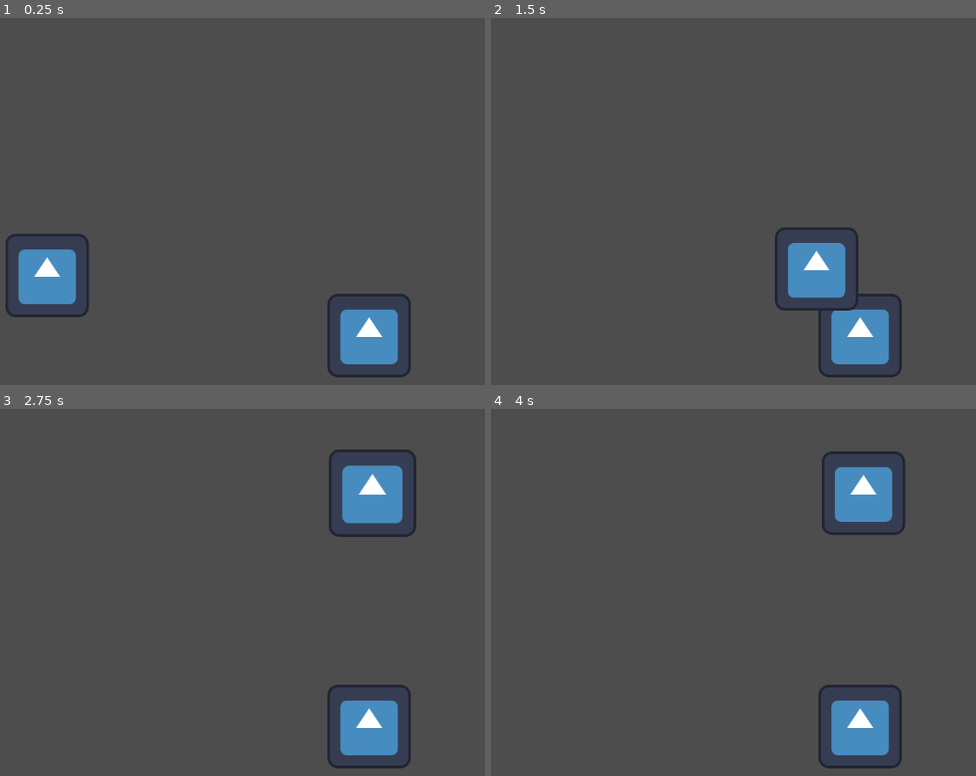
Above: before the commit, frames 1-4 (two rows, left to right).
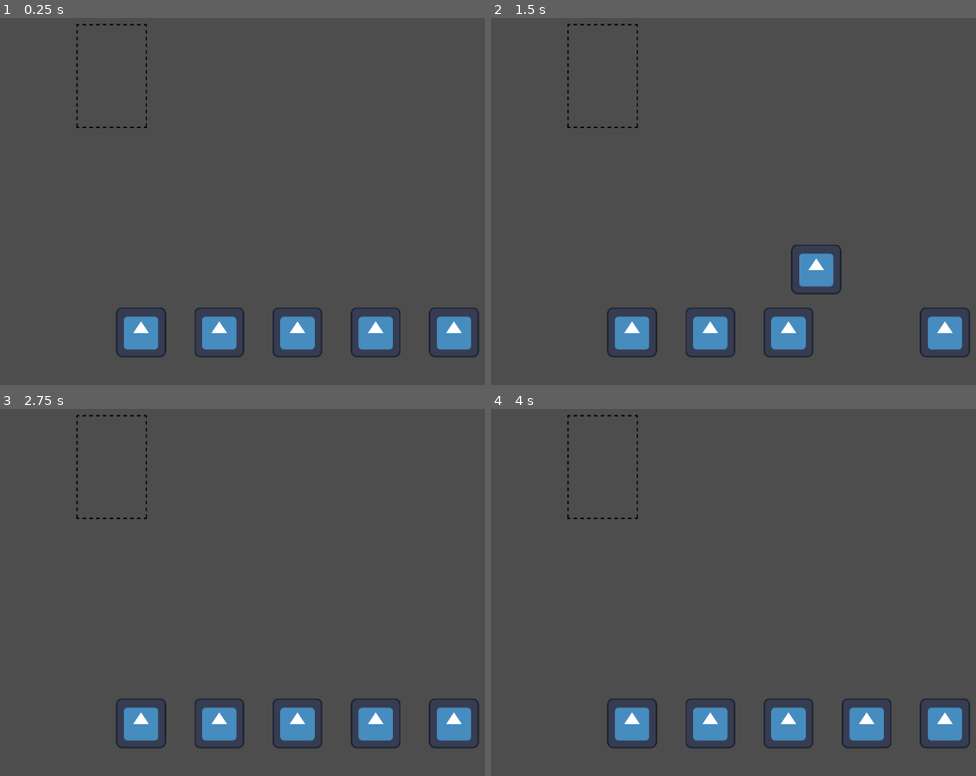
Above: after the commit, the same moments.

Repository: ABlueEgg/2276-Monopoly
Game: Godot game, scene res://scenes/main.tscn
The game is run twice, just before and just after one commit, with the same random seed, the same clock (stepped at 60 frames per second) and the same inputs. Before the commit the project starts from res://main.tscn. The engine's default icon, where the game draws it, is replaced by a stand-in: a white triangle on a blue panel in a dark square.
Inputs (mouse positions are in pixels of both pictures, inside the frame that each line leads up to):
- Up to frame 1 (0.25 s): no input
- Up to frame 2 (1.5 s): tap Enter at 0.5 s; drag from (539, 274) to (859, 333) at 0.52 s; drag from (859, 333) to (728, 139) at 1.27 s
- Up to frame 3 (2.75 s): move the mouse to (373, 493) at 2.02 s; click (373, 493) at 2.17 s
- Up to frame 4 (4 s): tap Space at 2.75 s; drag from (752, 669) to (859, 724) at 2.77 s; tap Enter at 3.5 s; move the mouse to (outside the picture) at 3.52 s; click (outside the picture) at 3.67 s

The runs differ from the first frame. In frame 1, 7.7% of the frame differs, in the area x 1-99%, y 1-98%; in frame 2, 7.5%; in frame 3, 8.0%, in the area x 15-99%, y 1-98%; in frame 4, 7.7%.
Error before the commit: Invalid access to property or key 'card_in_slot' on a base object of type 'Node2D (card_slot.gd)'. (res://card_manager.gd:41)

Commit message:
bug fixed, hand added

Diff:
--- a/monopoly/card.gd
+++ b/monopoly/card.gd
@@ -2,6 +2,9 @@
 
 signal hovered
 signal hovered_off
+
+var position_in_hand
+
 # Called when the node enters the scene tree for the first time.
 func _ready() -> void:
 	#all cards must be a child of cardmanager or this errors
--- a/monopoly/card_manager.gd
+++ b/monopoly/card_manager.gd
@@ -7,11 +7,13 @@
 var screen_size
 var card_being_dragged
 var is_hovering_on_card
+var player_hand_reference
 
 # Called when the node enters the scene tree for the first time.
 #this function makes sure the cards cant go off screen
 func _ready() -> void:
 	screen_size = get_viewport_rect().size
+	player_hand_reference = $"../PlayerHand"
 
 # Called every frame. 'delta' is the elapsed time since the previous frame.
 func _process(delta: float) -> void:
@@ -36,13 +38,20 @@
 func finish_drag():
 	if card_being_dragged == null:
 		return
-	card_being_dragged.scale = Vector2(1.05,1.05)
 	var card_slot_found = raycast_check_for_card_slot()
 	if card_slot_found and not card_slot_found.card_in_slot:
+		player_hand_reference.remove_card_from_hand(card_being_dragged)
+		# Drop on valid empty slot
 		card_being_dragged.position = card_slot_found.position
 		card_being_dragged.get_node("Area2D/CollisionShape2D").disabled = true
 		card_slot_found.card_in_slot = true
+	else:
+		# Return card to player's hand
+		card_being_dragged.get_node("Area2D/CollisionShape2D").disabled = false
+		player_hand_reference.add_card_to_hand(card_being_dragged)
+	card_being_dragged.scale = Vector2(1.05, 1.05)
 	card_being_dragged = null
+
 
 func connect_card_signals(card):
 	card.connect("hovered", on_hovered_over_card)
--- a/monopoly/card_slot.gd
+++ b/monopoly/card_slot.gd
@@ -1,3 +1,3 @@
 extends Node2D
 
-var card_in_Slot = false
+var card_in_slot = false
--- a/monopoly/main.tscn
+++ /dev/null
@@ -1,19 +0,0 @@
-[gd_scene load_steps=4 format=3 uid="uid://7l173tk5bbnr"]
-
-[ext_resource type="Script" path="res://card_manager.gd" id="1_crxfy"]
-[ext_resource type="PackedScene" uid="uid://dmeauhj457euf" path="res://card.tscn" id="2_8tdcx"]
-[ext_resource type="PackedScene" uid="uid://dl2qflp80gu66" path="res://card_slot.tscn" id="3_06dlb"]
-
-[node name="Main" type="Node2D"]
-
-[node name="CardManager" type="Node2D" parent="."]
-script = ExtResource("1_crxfy")
-
-[node name="Card" parent="CardManager" instance=ExtResource("2_8tdcx")]
-position = Vector2(192, 447)
-
-[node name="Card2" parent="CardManager" instance=ExtResource("2_8tdcx")]
-position = Vector2(686, 539)
-
-[node name="CardSlot" parent="." instance=ExtResource("3_06dlb")]
-position = Vector2(485, 235)
--- /dev/null
+++ b/monopoly/player_hand.gd
@@ -0,0 +1,50 @@
+extends Node2D
+
+const HAND_COUNT = 5
+const CARD_SCENE_PATH = "res://scenes/card.tscn"
+const CARD_WIDTH = 200
+const HAND_Y_POSITION = 890
+
+var player_hand = []
+var center_screen_x
+
+# Called when the node enters the scene tree for the first time.
+func _ready() -> void:
+	center_screen_x = get_viewport().size.x / 2
+
+	var card_scene = preload(CARD_SCENE_PATH)
+	for i in range(HAND_COUNT):
+		var new_card = card_scene.instantiate()
+		$"../CardManager".add_child(new_card)
+		new_card.name = "Card"
+		add_card_to_hand(new_card)
+
+func add_card_to_hand(card):
+	if card not in player_hand:
+		player_hand.insert(0, card)
+		update_hand_positions()
+	else:
+		animate_card_to_position(card, card.position_in_hand)
+
+func update_hand_positions():
+	for i in range(player_hand.size()):
+		#get new card position based on index
+		var new_position = Vector2(calculate_card_position(i), HAND_Y_POSITION)
+		var card = player_hand[i]
+		card.position_in_hand = new_position
+		animate_card_to_position(card, new_position)
+
+func calculate_card_position(index):
+	var total_width = (player_hand.size() -1) * CARD_WIDTH
+	var x_offset = center_screen_x + index * CARD_WIDTH - total_width / 2
+	return x_offset
+
+# Called every frame. 'delta' is the elapsed time since the previous frame.
+func animate_card_to_position(card, new_position):
+	var tween = get_tree().create_tween()
+	tween.tween_property(card, "position", new_position, 0.1)
+
+func remove_card_from_hand(card):
+	if card in player_hand:
+		player_hand.erase(card)
+		update_hand_positions()
--- a/monopoly/project.godot
+++ b/monopoly/project.godot
@@ -11,12 +11,14 @@
 [application]
 
 config/name="Monopoly"
-run/main_scene="res://main.tscn"
+run/main_scene="res://scenes/main.tscn"
 config/features=PackedStringArray("4.3", "GL Compatibility")
 config/icon="res://icon.svg"
 
 [display]
 
+window/size/viewport_width=1920
+window/size/viewport_height=1080
 window/vsync/vsync_mode=0
 
 [rendering]
--- a/monopoly/card_slot.tscn
+++ b/monopoly/scenes/card_slot.tscn
@@ -1,18 +1,22 @@
-[gd_scene load_steps=3 format=3 uid="uid://dl2qflp80gu66"]
+[gd_scene load_steps=4 format=3 uid="uid://dl2qflp80gu66"]
 
 [ext_resource type="Script" path="res://card_slot.gd" id="1_m4eg3"]
+[ext_resource type="Texture2D" uid="uid://n3oyflyfeu6b" path="res://CardSlot.png" id="2_dxsmt"]
 
 [sub_resource type="RectangleShape2D" id="RectangleShape2D_ooxq1"]
-size = Vector2(83, 89)
+size = Vector2(172, 260)
 
 [node name="CardSlot" type="Node2D"]
+position = Vector2(614, 315)
 script = ExtResource("1_m4eg3")
 
 [node name="CardSlotImage" type="Sprite2D" parent="."]
+texture = ExtResource("2_dxsmt")
 
 [node name="Area2D" type="Area2D" parent="."]
 collision_layer = 2
 collision_mask = 2
 
 [node name="CollisionShape2D" type="CollisionShape2D" parent="Area2D"]
+position = Vector2(-1, 0)
 shape = SubResource("RectangleShape2D_ooxq1")
--- /dev/null
+++ b/monopoly/scenes/main.tscn
@@ -0,0 +1,19 @@
+[gd_scene load_steps=4 format=3 uid="uid://7l173tk5bbnr"]
+
+[ext_resource type="Script" path="res://card_manager.gd" id="1_crxfy"]
+[ext_resource type="PackedScene" uid="uid://dl2qflp80gu66" path="res://scenes/card_slot.tscn" id="3_06dlb"]
+[ext_resource type="Script" path="res://player_hand.gd" id="3_flrcc"]
+
+[node name="Main" type="Node2D"]
+
+[node name="CardManager" type="Node2D" parent="."]
+script = ExtResource("1_crxfy")
+
+[node name="CardSlot" parent="." instance=ExtResource("3_06dlb")]
+position = Vector2(485, 235)
+
+[node name="CardSlot2" parent="." instance=ExtResource("3_06dlb")]
+position = Vector2(485, 235)
+
+[node name="PlayerHand" type="Node2D" parent="."]
+script = ExtResource("3_flrcc")
Binary file added: monopoly/CardSlot.png
Not shown, added: monopoly/CardSlot.png.import
Renamed: monopoly/card.tscn -> monopoly/scenes/card.tscn
